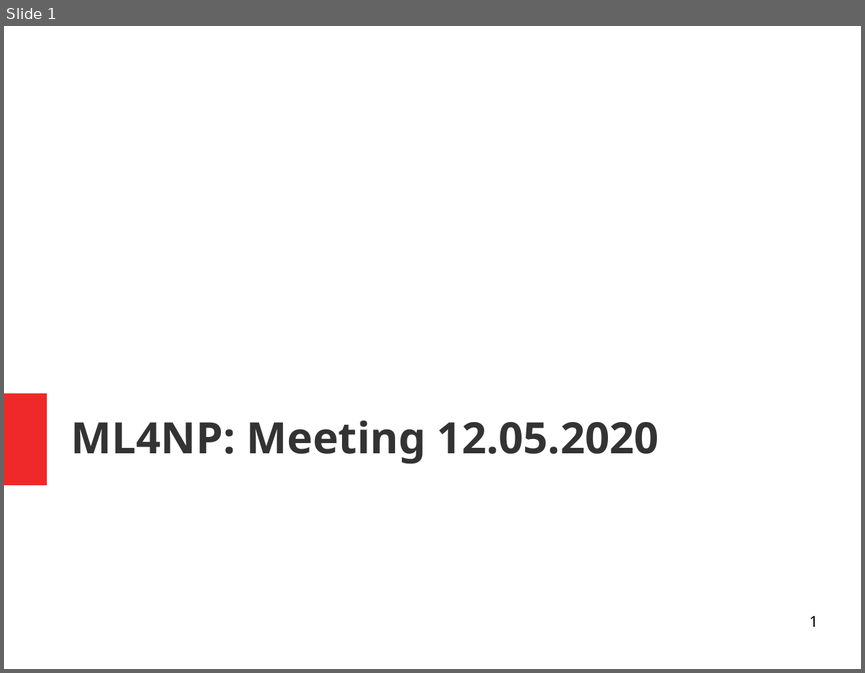
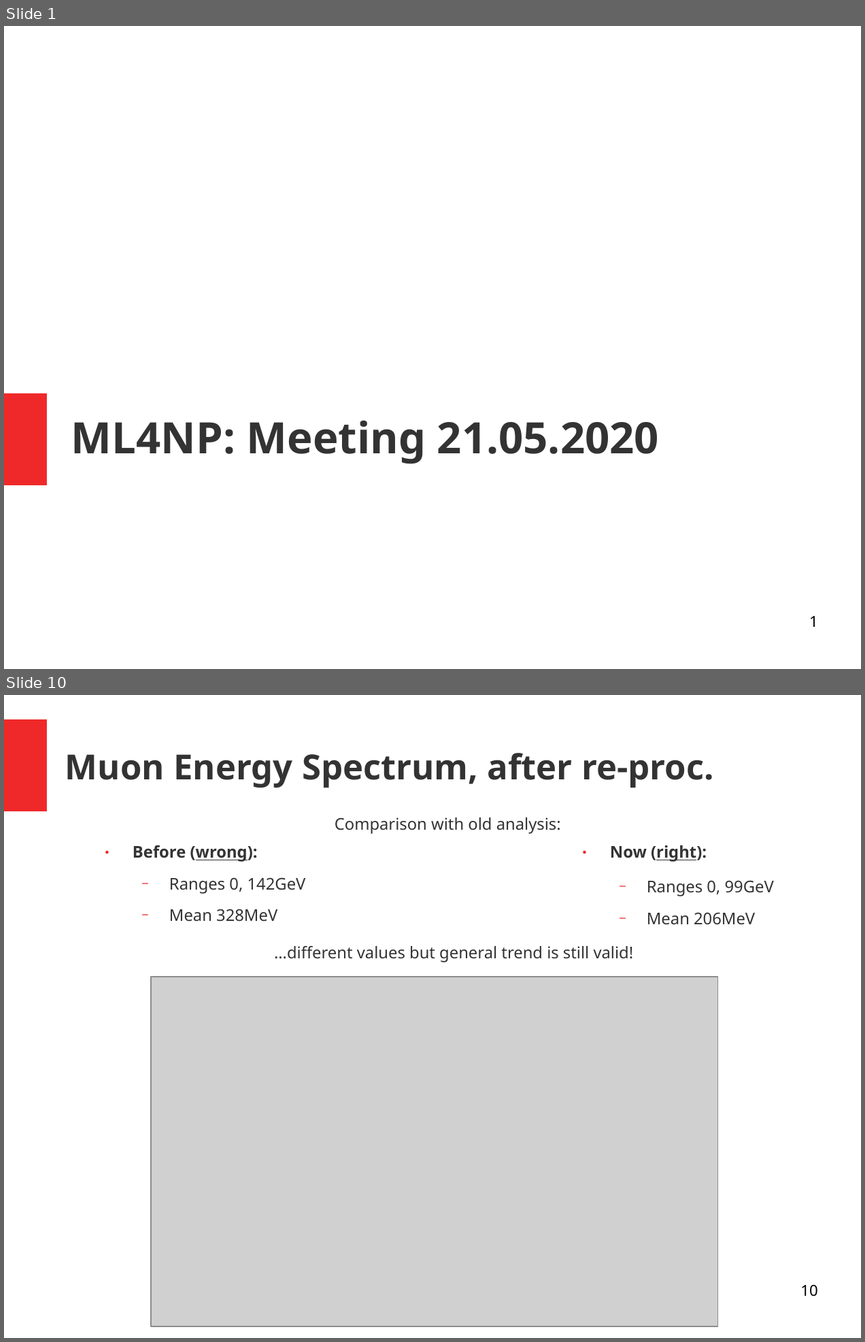
Before and after one commit to luigiberducci/ML4NP, a slide deck: Docs/meeting_ml4np_21mag2020.odp. Shown one above the other, each under a label of ours: slide 1 before the commit, slides 1 and 10 after it; the slides between them are not shown. The pictures are 865x673 and 865x1342 pixels, drawn with LibreOffice and Linux fonts; fonts in the diff are those of the drawing; grey boxes stand for pictures. Boxes give left, top, right and bottom in pixels: in the first picture for what was removed or moved away, otherwise in the second. Text is boxed around its words. In the diff, an @@ line names an element or a change of style, - is before the commit and + after.

Commit message:
increase contrast of images for presentation

```diff
--- a/Docs/meeting_ml4np_21mag2020.odp
+++ b/Docs/meeting_ml4np_21mag2020.odp
@@ slide 10 added at <box>4,695,861,1338</box>, background #FFFFFF @@
@@ rectangle added at <box>4,719,47,811</box>, fill #EF2929 @@
@@ title added at <box>65,753,714,787</box>, 32 pt, text #333333, bold @@
+Muon Energy Spectrum, after re-proc.
@@ text added at <box>334,817,561,834</box>, 15 pt, text #333333 @@
+Comparison with old analysis:
@@ text added at <box>133,845,306,921</box>, 15 pt, text #333333 @@
+● Before (wrong):
+  − Ranges 0, 142GeV
+  − Mean 328MeV
@@ text added at <box>610,845,774,925</box>, 15 pt, text #333333 @@
+● Now (right):
+  − Ranges 0, 99GeV
+  − Mean 206MeV
@@ text added at <box>274,946,634,962</box>, 15 pt, text #333333 @@
+...different values but general trend is still valid!
@@ picture added at <box>151,977,718,1326</box> @@
@@ page number added at <box>800,1285,817,1296</box>, 14 pt, text #000000 @@
+10
@@ slide 1 changed as well @@
@@ title at <box>71,420,659,464</box>: text changed @@
-ML4NP: Meeting 12.05.2020
+ML4NP: Meeting 21.05.2020
```
Also in this commit, not shown: 10 other slides added, 8 slides removed, 7 other files.
